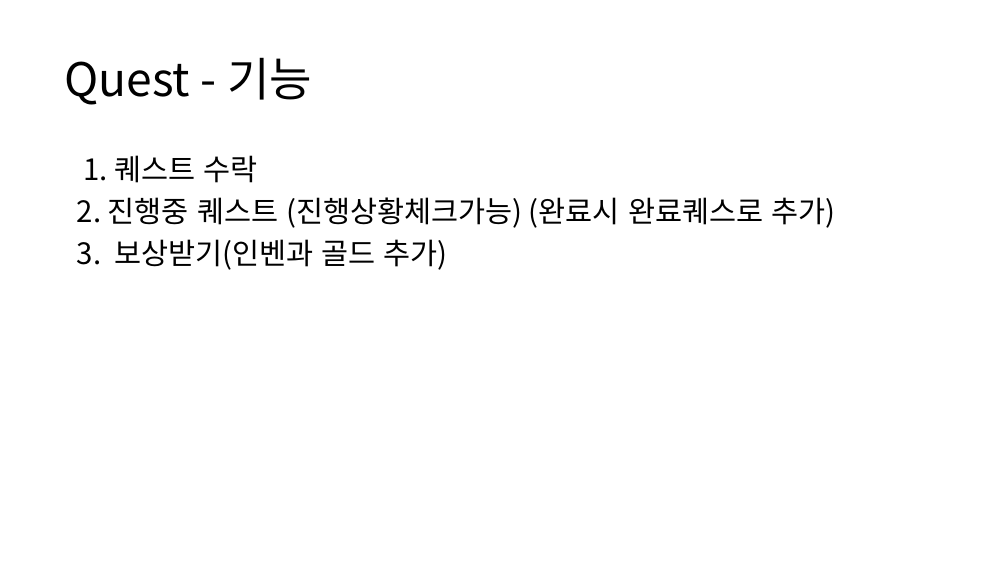
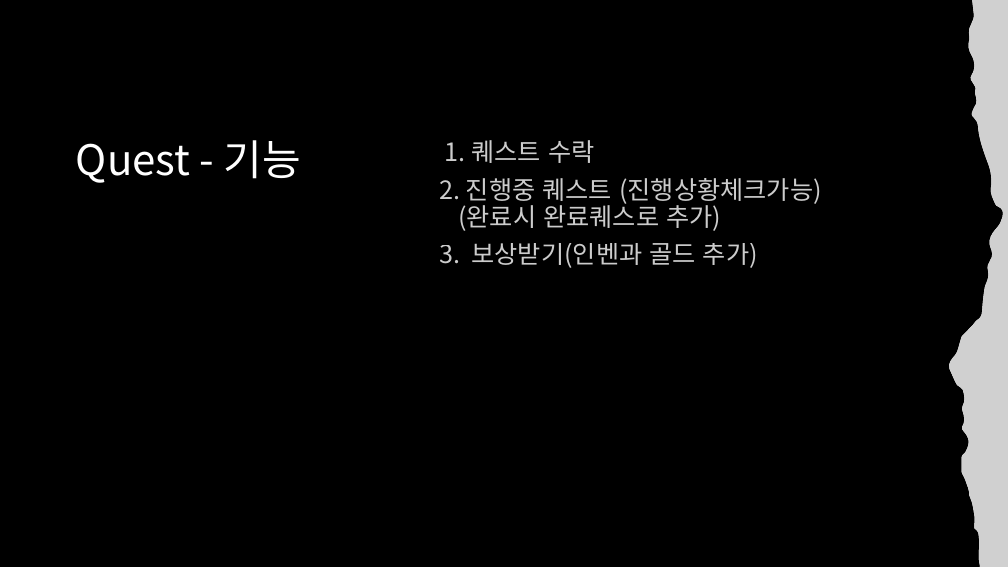
Before and after one commit to sh010207/TextRPG, a slide deck: slide 19 of 수조.pptx (slide 20 before the commit). Drawn at 1008x567 pixels with LibreOffice and Linux fonts; fonts in the diff are those of the drawing; grey boxes stand for pictures. Boxes give left, top, right and bottom in pixels: in the first picture for what was removed or moved away, otherwise in the second. Text is boxed around its words. In the diff, an @@ line names an element or a change of style, - is before the commit and + after.

```diff
--- a/수조.pptx
+++ b/수조.pptx
@@ background #FFFFFF to #000000 @@
@@ freeform shape added at <box>949,0,1008,567</box>, fill #FFFFFF @@
@@ picture added at <box>949,0,1008,567</box> @@
@@ title "Quest - 기능": place and size @@
-title "Quest - 기능" at <box>64,57,312,105</box>
+title "Quest - 기능" at <box>76,140,301,183</box>
@@ title "Quest - 기능" at <box>76,140,301,183</box>: size 44 to 40 pt, text colour #000000 to #FFFFFF; vertical alignment middle to top @@
@@ text "1. 퀘스트 수락": place and size @@
-text "1. 퀘스트 수락" at <box>77,155,835,270</box>
+text "1. 퀘스트 수락" at <box>439,140,821,268</box>
@@ text "1. 퀘스트 수락" at <box>439,140,821,268</box>: size 28 to 24 pt, text colour #000000 to #FFFFFF at 80% opacity @@
```
Also in this commit, not shown: 20 other slides changed, 1 slide added, 2 slides removed.
